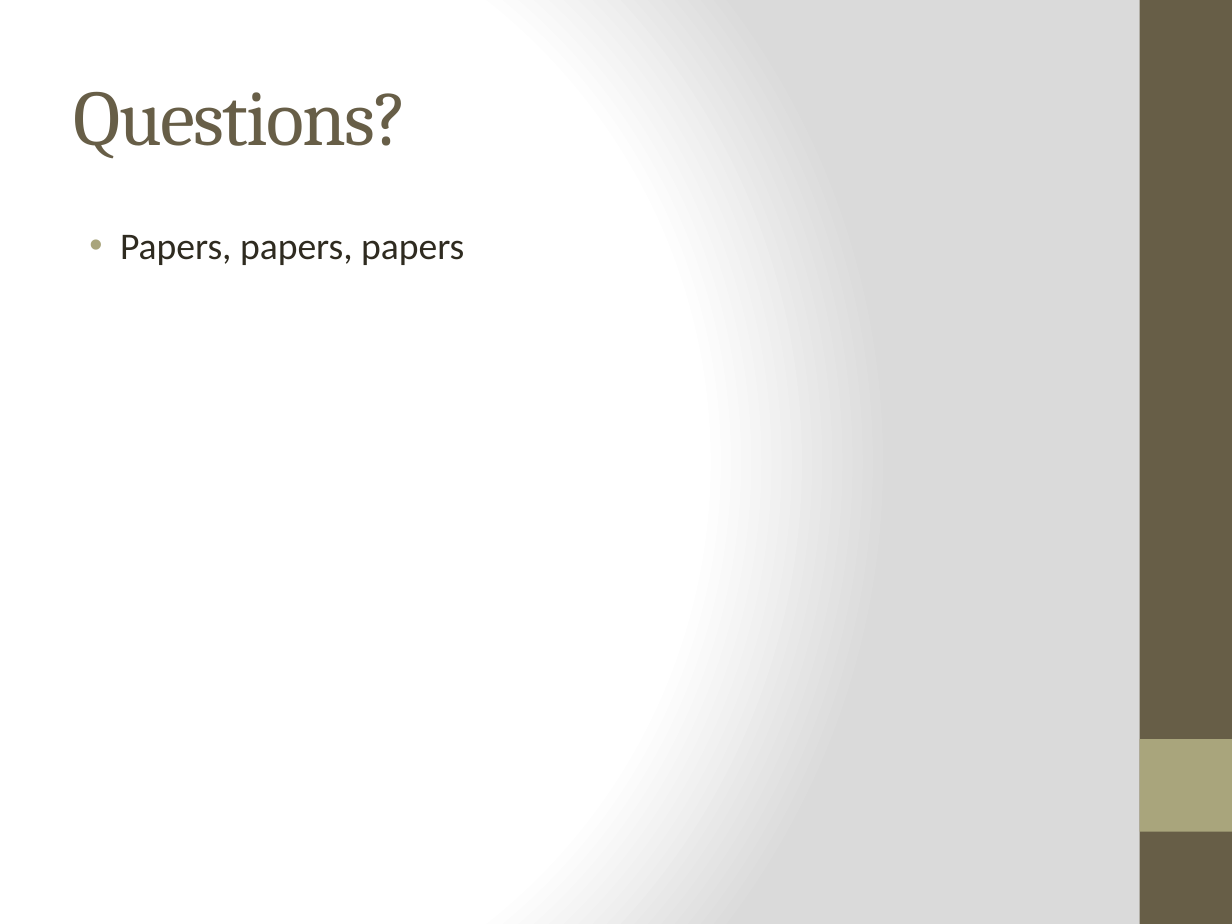
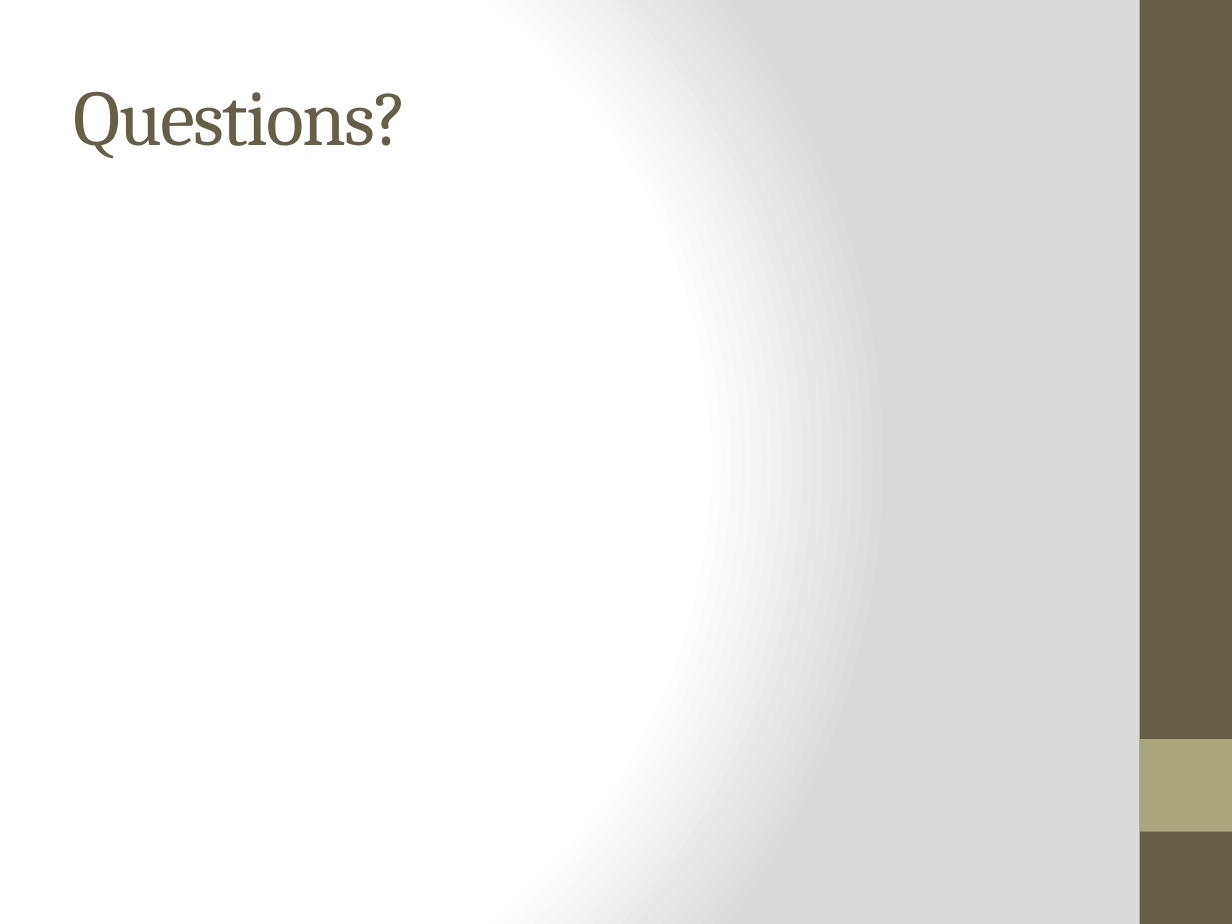
Before and after one commit to timothyekl/KennySync, a slide deck: slide 8 of Proposal/Proposal.pptx (slide 7 before the commit). Drawn at 1232x924 pixels with LibreOffice and Linux fonts; fonts in the diff are those of the drawing. Boxes give left, top, right and bottom in pixels: in the first picture for what was removed or moved away, otherwise in the second. Text is boxed around its words. In the diff, an @@ line names an element or a change of style, - is before the commit and + after.

```diff
--- a/Proposal/Proposal.pptx
+++ b/Proposal/Proposal.pptx
@@ text removed at box(120, 235, 464, 265) @@
-• Papers, papers, papers
```
Also in this commit, not shown: 3 other slides changed, 1 slide added.
